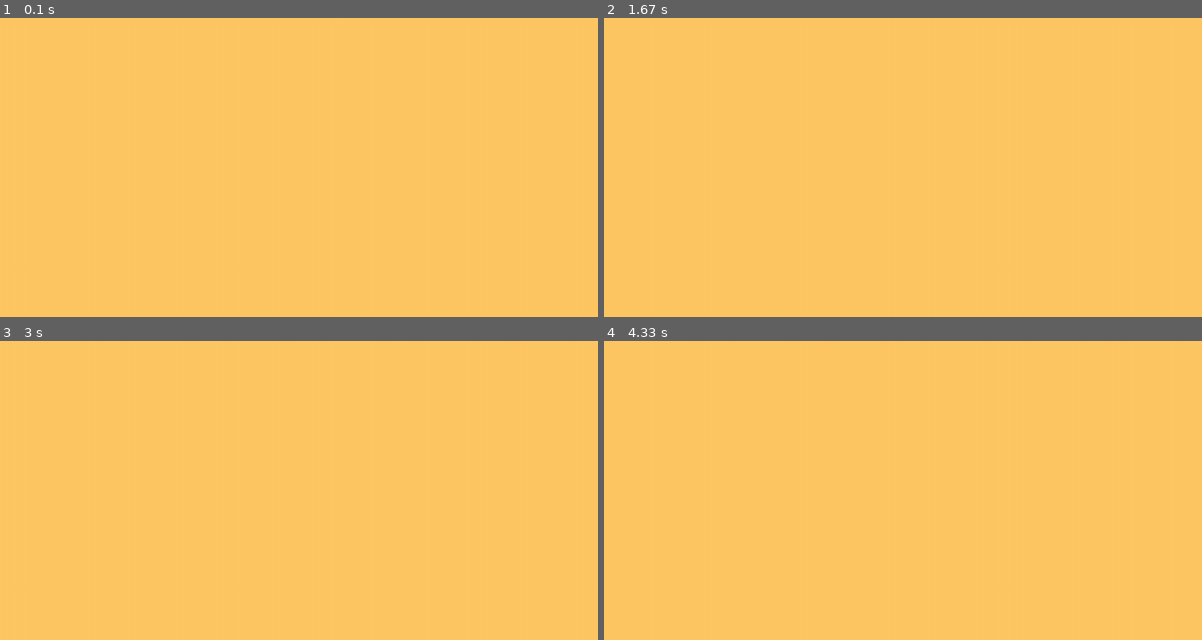
Above: before the commit, frames 1-4 (two rows, left to right).
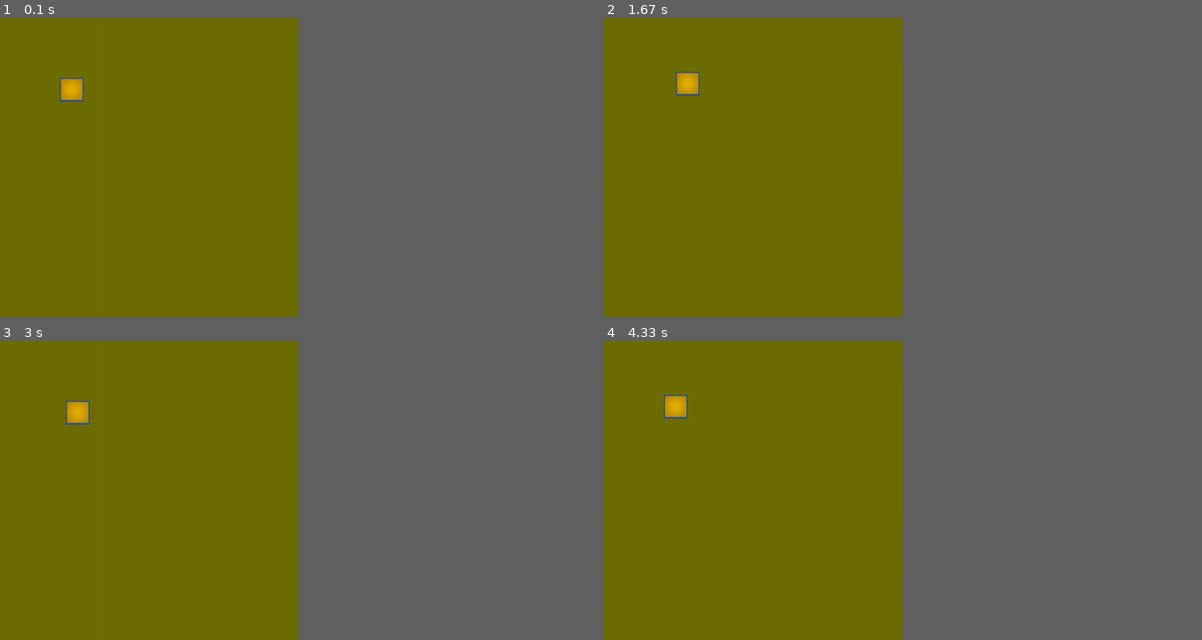
Above: after the commit, the same moments.

Repository: zahidtwt/snake-game-using-pygame
Game: pygame game, started from main.py
Same seed, same stepped clock (60 frames per second), same inputs: the game is played once before the commit and once after it.
Inputs:
- Up to frame 1 (0.1 s): no input
- Up to frame 2 (1.67 s): hold Right 0.33-0.8 s; hold Up 0.83-1.13 s; hold Right from 1.17 s (still down)
- Up to frame 3 (3 s): release Right at 1.72 s; hold Left 1.75-2.42 s; hold Down from 2.45 s (still down)
- Up to frame 4 (4.33 s): release Down at 3.27 s; hold Left 3.3-4.22 s; hold Up from 4.25 s (still down)
In our replay, the window is 900x450 before the commit and 450x450 after it. These sizes can differ from the game's own. Grey fills any space a smaller window leaves; there, only what the larger window draws over its background counts as a difference.

The runs differ from the first frame. In frame 1, 50% of the frame differs, in the area x 0-50%, y 0-100%; in frame 2, 50%; in frame 3, 50%; in frame 4, 50%.

Commit message:
building blocks

Diff:
--- a/main.py
+++ b/main.py
@@ -1,17 +1,46 @@
 import pygame
 from pygame.locals import *
-if __name__ == "__main__":
-    pygame.init()
-    surface = pygame.display.set_mode((1000, 500))
-    surface.fill((255, 200, 100))
+
+
+def draw_block():
+    surface.fill((110, 110, 5))
+    surface.blit(block, (block_x, block_y))
     pygame.display.flip()
 
-running = True
-while running:
-    for event in pygame.event.get():
-        if event.type == KEYDOWN:
-            if event.key == K_ESCAPE:
+
+if __name__ == '__main__':
+    pygame.init()
+
+    surface = pygame.display.set_mode((500, 500))
+    surface.fill((110, 110, 5))
+
+    block = pygame.image.load("resources/block.jpg").convert()
+
+    block_x, block_y = 100, 100
+
+    surface.blit(block, (block_x, block_y))
+
+    pygame.display.flip()
+
+    running = True
+
+    while running:
+        for event in pygame.event.get():
+            if event.type == KEYDOWN:
+                if event.key == K_ESCAPE:
+                    running = False
+                if event.key == K_LEFT:
+                    block_x -= 10
+                    draw_block()
+                if event.key == K_RIGHT:
+                    block_x += 10
+                    draw_block()
+                if event.key == K_UP:
+                    block_y -= 10
+                    draw_block()
+                if event.key == K_DOWN:
+                    block_y += 10
+                    draw_block()
+
+            elif event.type == QUIT:
                 running = False
-
-        elif event.type == QUIT:
-            running = False
Binary file added: resources/apple.jpg
Binary file added: resources/background.jpg
Binary file added: resources/block.jpg
Not shown, added: resources/bg_music_1.mp3
Not shown, added: resources/crash.mp3
Not shown, added: resources/ding.mp3
